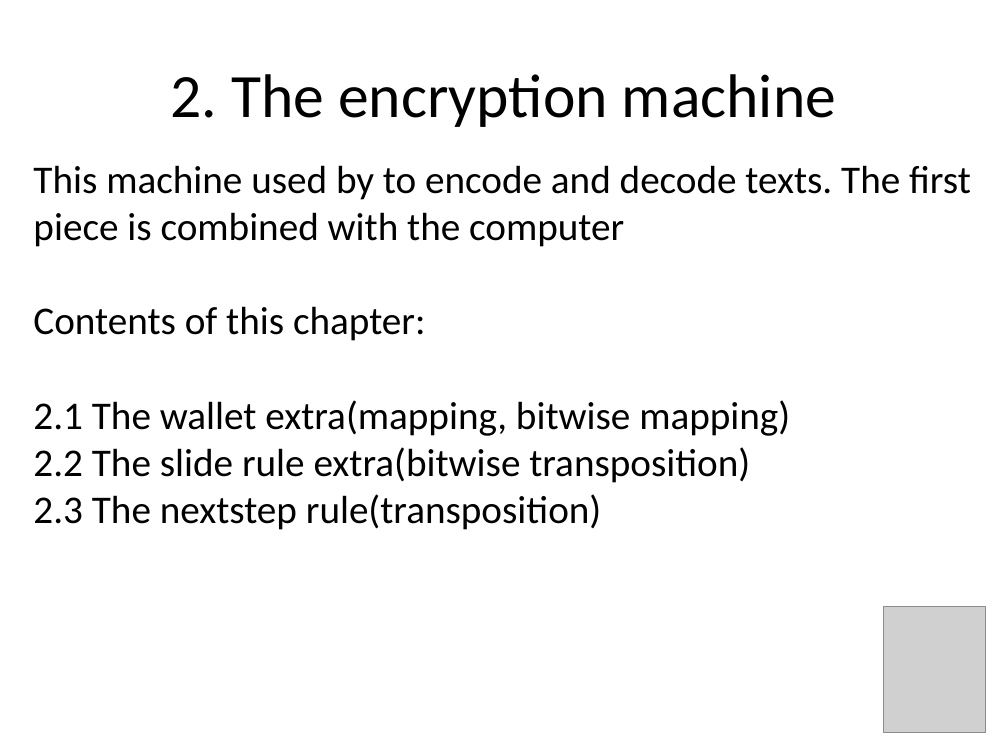
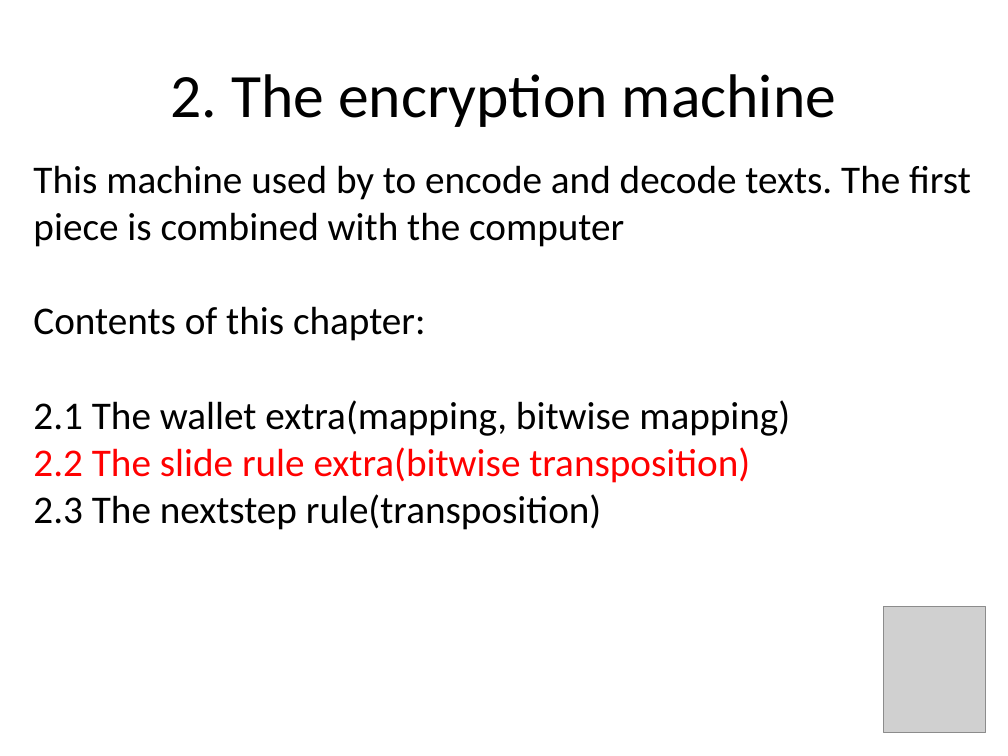
Before and after one commit to mo-mosverkstad/my_ideas, a slide deck: slide 8 of battery_free_computer/The_battery_free_computer.pptx (slide 9 before the commit). Drawn at 1008x756 pixels with LibreOffice and Linux fonts; fonts in the diff are those of the drawing; grey boxes stand for pictures. Boxes give left, top, right and bottom in pixels: in the first picture for what was removed or moved away, otherwise in the second. Text is boxed around its words. In the diff, an @@ line names an element or a change of style, - is before the commit and + after.

```diff
--- a/battery_free_computer/The_battery_free_computer.pptx
+++ b/battery_free_computer/The_battery_free_computer.pptx
@@ text at (33,447,750,483): text colour #000000 to #FF0000 in "2.2 The slide rule extra(bitwise transposition)" @@
```
Also in this commit, not shown: 7 other slides changed, 3 slides added, 4 slides removed.
